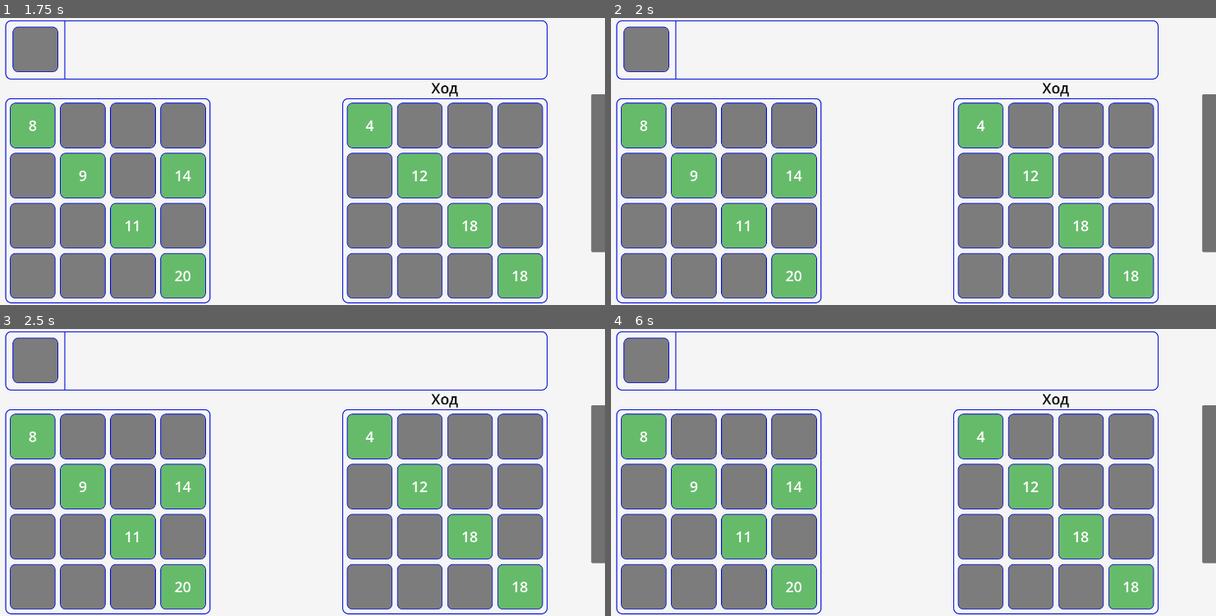
Above: before the commit, frames 1-4 (two rows, left to right).
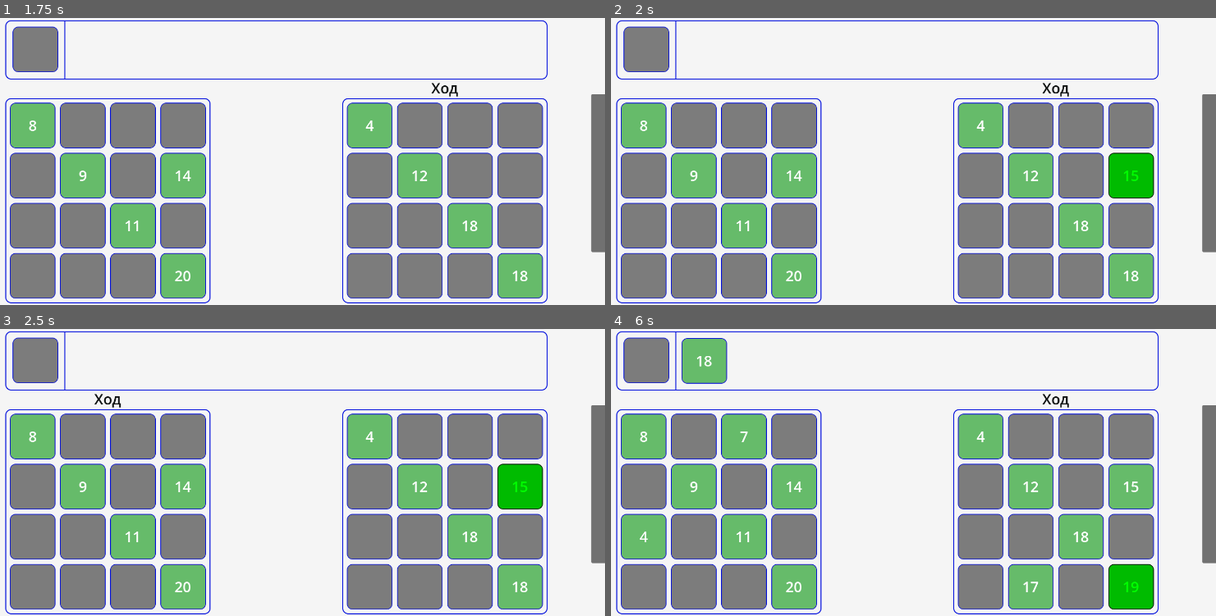
Above: after the commit, the same moments.

Repository: Rinkton/lucky-numbers-godot
Game: Godot game, scene res://game.tscn
Two runs of this game, one before a commit and one after it. Both use one fixed random seed, a clock stepped at 60 frames per second and the inputs below.
Inputs (mouse positions are in pixels of both pictures, inside the frame that each line leads up to):
- Up to frame 1 (1.75 s): tap Enter at 0.5 s; move the mouse to (423, 147) at 0.52 s; click (423, 147) at 0.67 s; move the mouse to (145, 175) at 1.27 s; click (145, 175) at 1.42 s
- Up to frame 2 (2 s): no input
- Up to frame 3 (2.5 s): move the mouse to (344, 409) at 2.02 s; click (344, 409) at 2.17 s
- Up to frame 4 (6 s): move the mouse to (853, 529) at 2.77 s; click (853, 529) at 2.92 s; tap Space at 3.5 s; move the mouse to (1082, 515) at 3.52 s; click (1082, 515) at 3.67 s; move the mouse to (689, 429) at 4.27 s; click (689, 429) at 4.42 s; move the mouse to (919, 472) at 5.02 s; click (919, 472) at 5.17 s; move the mouse to (786, 400) at 5.77 s; click (786, 400) at 5.92 s

Frame 1 is identical in both runs. In frame 2, 1.2% of the frame differs, in the area x 82-90%, y 46-63%; in frame 3, 1.4%; in frame 4, 6.8%, in the area x 1-90%, y 3-98%.

Commit message:
lst moves pool

Diff:
--- a/lucky-numbers/game.gd
+++ b/lucky-numbers/game.gd
@@ -12,7 +12,7 @@
 
 
 func _ready():
-	players = [AiPlayer.new(), HumanPlayer.new()]
+	players = [AiPlayer.new(), AiPlayer.new()]
 	cur_player = players[0]
 	$Field.set_up_start_diagonal()
 	$Field.player = players[0]
--- a/lucky-numbers/player/ai_player.gd
+++ b/lucky-numbers/player/ai_player.gd
@@ -13,6 +13,7 @@
 	set(value):
 		victory_count = value
 		victory_count = max(0, victory_count)
+var lst_moves_pool = []
 
 
 func _init():
@@ -33,6 +34,11 @@
 		G.game.clover_pile.remove_child(clover)
 		var cell = my_field.get_cell(best_moves[clover.number]["x"], best_moves[clover.number]["y"])
 		cell.put_clover_turn(clover, G.game.clover_pile)
+		_add_to_lst_moves_pool({
+			"number": clover.number,
+			"x": best_moves[clover.number]["x"],
+			"y": best_moves[clover.number]["y"]
+			})
 	else:
 		var cell = face_up_dict["cell"]
 		var best_move = best_moves[cell.get_clover().number]
@@ -41,13 +47,33 @@
 		cell.remove_child(clover)
 		field_cell.put_clover_turn(clover, cell)
 		cell.queue_free()
+		_add_to_lst_moves_pool({
+			"number": clover.number,
+			"x": best_moves[clover.number]["x"],
+			"y": best_moves[clover.number]["y"]
+			})
 		pass # do face up turn with face_up_dict["cell"]
+
+
+func _add_to_lst_moves_pool(dict):
+	lst_moves_pool.append(dict)
+	while len(lst_moves_pool) > 5:
+		lst_moves_pool.pop_front()
+
+
+func _check_dict_is_in_lst_moves_pool(dict):
+	for lst_move in lst_moves_pool:
+		if lst_move == dict:
+			return true
+	return false
 
 
 func _get_clover_pile_worth_for_me():
 	var clover_pile_my_flexibility = _get_clover_pile_flexibility(my_field)
 
 	var count = _get_clovers_count_in_pile()
+	if count == 0:
+		return -1
 	# Новое
 	# , делить на количество клеверов в куче(по итогу то мы получим только 1) и ещё на 16, ибо
 	# Мы помимо клеток для выбора клевера перебирали ещё и ценность для остальных 15 клеток минус
@@ -62,8 +88,14 @@
 	var best_cell: Cell
 	var best_flexibility := -1
 	for c in face_up_cells:
-		var flex = best_moves[c.get_clover().number]["flex"]
-		if flex > best_flexibility:
+		var number = c.get_clover().number
+		var flex = best_moves[number]["flex"]
+		var dict = {
+			"number": number,
+			"x": best_moves[number]["x"],
+			"y": best_moves[number]["y"]
+		}
+		if flex > best_flexibility and not _check_dict_is_in_lst_moves_pool(dict):
 			best_cell = c
 			best_flexibility = flex
 	return {"cell": best_cell, "worth": best_flexibility}
